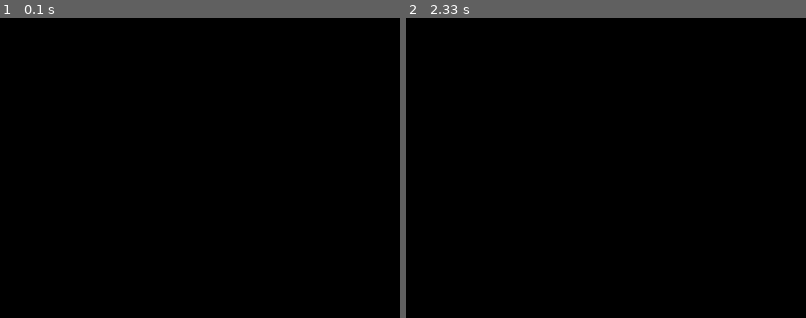
Above: before the commit, frames 1-2 (left to right).
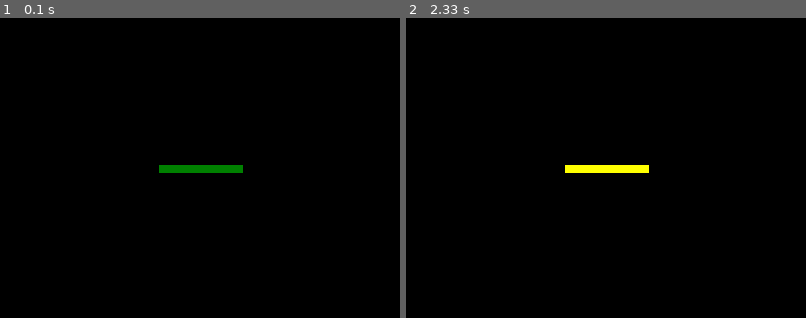
Above: after the commit, the same moments.

Repository: sdjaeb/decker-pygame
Game: pygame game, started from src/decker_pygame/main.py
The game is run twice, just before and just after one commit, with the same random seed, the same clock (stepped at 60 frames per second) and the same inputs.
Inputs:
- Up to frame 1 (0.1 s): no input
- Up to frame 2 (2.33 s): no input
The pictures show only the part of the screen within x 6-56%, y 32-82%; the shares and areas given below are measured in that part.

The runs differ from the first frame. In frame 1, 0.6% of the frame differs, in the area x 39-61%, y 49-52%; in frame 2, 0.6%.

Commit message:
Add alert bar, and update game and missing test coverage.

Diff:
--- a/src/decker_pygame/components/active_bar.py
+++ b/src/decker_pygame/components/active_bar.py
@@ -12,8 +12,7 @@
     image: pygame.Surface
     rect: pygame.Rect
     _image_list: list[pygame.Surface]
-    _active_slots: list[bool]
-    _image_indices: list[int]
+    active_programs: dict[int, int]  # {slot_index: program_id}
 
     def __init__(
         self, position: tuple[int, int], image_list: list[pygame.Surface]
@@ -34,20 +33,67 @@
         self.rect = self.image.get_rect(topleft=position)
 
         self._image_list = image_list
-        self._active_slots = [False] * GFX.active_bar_max_slots
-        self._image_indices = [0] * GFX.active_bar_max_slots
+        self.active_programs = {}
 
         self.update()
 
-    def set_active_program(
-        self, slot: int, image_index: int, is_active: bool = True
-    ) -> None:
-        """Sets the state of an active program slot."""
-        if 0 <= slot < GFX.active_bar_max_slots:
-            self._active_slots[slot] = is_active
-            self._image_indices[slot] = image_index
-        else:
+    def add_program(self, program_id: int) -> None:
+        """Adds a program to the first available slot."""
+        if len(self.active_programs) >= GFX.active_bar_max_slots:
+            print("Warning: ActiveBar is full. Cannot add program.")
+            return
+
+        for slot in range(GFX.active_bar_max_slots):
+            if slot not in self.active_programs:
+                self.active_programs[slot] = program_id
+                self.update()
+                return
+
+    def remove_program(self, program_id: int) -> None:
+        """Removes a program from the bar by its ID."""
+        slot_to_remove = None
+        for slot, prog_id in self.active_programs.items():
+            if prog_id == program_id:
+                slot_to_remove = slot
+                break
+
+        if slot_to_remove is not None:
+            del self.active_programs[slot_to_remove]
+            self.update()
+
+    def set_active_program(self, slot: int, program_id: int) -> None:
+        """Sets or replaces a program in a specific slot."""
+        if not (0 <= slot < GFX.active_bar_max_slots):
             print(f"Warning: Invalid slot index {slot} for ActiveBar.")
+            return
+        if not (0 <= program_id < len(self._image_list)):
+            print(f"Warning: Invalid program_id {program_id} for ActiveBar.")
+            return
+
+        self.active_programs[slot] = program_id
+        self.update()
+
+    def deactivate_program(self, slot: int) -> None:
+        """Deactivates a program in a specific slot."""
+        if not (0 <= slot < GFX.active_bar_max_slots):
+            print(f"Warning: Invalid slot index {slot} for ActiveBar.")
+            return
+
+        if slot in self.active_programs:
+            del self.active_programs[slot]
+            self.update()
+
+    def get_active_program(self, slot: int) -> int | None:
+        """
+        Gets the program ID from a specific slot.
+
+        Returns:
+            The program_id if the slot is active, otherwise None.
+        """
+        if not (0 <= slot < GFX.active_bar_max_slots):
+            print(f"Warning: Invalid slot index {slot} for ActiveBar.")
+            return None
+        return self.active_programs.get(slot)
 
     def update(self) -> None:
         """
@@ -56,13 +102,12 @@
         """
         self.image.fill(UI_FACE)
 
-        for i in range(GFX.active_bar_max_slots):
-            if self._active_slots[i]:
-                icon = self._image_list[self._image_indices[i]]
-                dest_rect = pygame.Rect(
-                    i * GFX.active_bar_image_size,  # x position
-                    0,  # y position
-                    GFX.active_bar_image_size,  # width
-                    GFX.active_bar_image_size,  # height
-                )
-                self.image.blit(icon, dest_rect)
+        for slot, program_id in self.active_programs.items():
+            icon = self._image_list[program_id]
+            dest_rect = pygame.Rect(
+                slot * GFX.active_bar_image_size,
+                0,
+                GFX.active_bar_image_size,
+                GFX.active_bar_image_size,
+            )
+            self.image.blit(icon, dest_rect)
--- /dev/null
+++ b/src/decker_pygame/components/alarm_bar.py
@@ -0,0 +1,26 @@
+import pygame
+from decker_pygame.settings import ALARM
+
+
+class AlarmBar(pygame.sprite.Sprite):
+    """A sprite that displays the system alert level."""
+
+    image: pygame.Surface
+    rect: pygame.Rect
+
+    def __init__(self, position: tuple[int, int]):
+        super().__init__()
+        self.image = pygame.Surface((ALARM.width, ALARM.height))
+        self.rect = self.image.get_rect(topleft=position)
+        # Set initial state
+        self.update_state(0, False)
+
+    def update_state(self, alert_level: int, is_crashing: bool):
+        """Updates the bar's color based on game state."""
+        if is_crashing:
+            color = ALARM.crash_color
+        else:
+            # Clamp alert_level to be a valid index
+            level = max(0, min(alert_level, len(ALARM.colors) - 1))
+            color = ALARM.colors[level]
+        self.image.fill(color)
--- a/src/decker_pygame/game.py
+++ b/src/decker_pygame/game.py
@@ -1,7 +1,9 @@
 import pygame
 from decker_pygame.asset_loader import load_spritesheet
 from decker_pygame.components.active_bar import ActiveBar
+from decker_pygame.components.alarm_bar import AlarmBar
 from decker_pygame.settings import (
+    ALARM,
     BLACK,
     FPS,
     GFX,
@@ -20,6 +22,7 @@
     is_running: bool
     all_sprites: pygame.sprite.Group
     active_bar: ActiveBar
+    alarm_bar: AlarmBar
 
     def __init__(self) -> None:
         pygame.init()
@@ -28,6 +31,12 @@
         self.clock = pygame.time.Clock()
         self.is_running = True
         self.all_sprites = pygame.sprite.Group()
+
+        # --- Temporary state for demonstration ---
+        self.alert_level = 0
+        self.is_crashing = False
+        self.last_alarm_update = pygame.time.get_ticks()
+        # -----------------------------------------
         self._load_assets()
 
     def _load_assets(self) -> None:
@@ -49,17 +58,39 @@
         self.active_bar = ActiveBar(position=(0, 0), image_list=program_icons)
         self.all_sprites.add(self.active_bar)
 
+        # Position from DeckerSource_1_12/MatrixView.cpp
+        self.alarm_bar = AlarmBar(position=(206, 342))
+        self.all_sprites.add(self.alarm_bar)
+
     def _handle_events(self) -> None:
         """Process user input and other events."""
         for event in pygame.event.get():
             if event.type == pygame.QUIT:
                 self.is_running = False
 
+    def _update(self) -> None:
+        """Update game state."""
+        # --- Temporary logic to cycle alarm state for demonstration ---
+        now = pygame.time.get_ticks()
+        if now - self.last_alarm_update > 2000:  # every 2 seconds
+            self.last_alarm_update = now
+            if self.is_crashing:
+                self.is_crashing = False
+                self.alert_level = 0
+            elif self.alert_level == len(ALARM.colors) - 1:
+                self.is_crashing = True
+            else:
+                self.alert_level += 1
+        # ----------------------------------------------------------
+
+        self.all_sprites.update()
+        self.alarm_bar.update_state(self.alert_level, self.is_crashing)
+
     def run(self) -> None:
         """The main game loop."""
         while self.is_running:
             self._handle_events()
-            self.all_sprites.update()
+            self._update()
 
             self.screen.fill(BLACK)
             self.all_sprites.draw(self.screen)
--- a/src/decker_pygame/settings.py
+++ b/src/decker_pygame/settings.py
@@ -1,29 +1,46 @@
 from dataclasses import dataclass
 from pathlib import Path
-
-# --- Game Settings ---
-SCREEN_WIDTH = 800
-SCREEN_HEIGHT = 600
-FPS = 60
-TITLE = "Decker-Pygame"
-
-# --- Paths ---
-# Use Path for cross-platform compatibility
-ASSETS_DIR = Path(__file__).resolve().parent.parent.parent / "assets"
-DEFAULT_GRAPHICS_DIR = ASSETS_DIR / "DefaultGraphics"
-RES_DIR = ASSETS_DIR / "res"
 
 # --- Asset Subdirectory Names ---
 PROGRAM_BMPS_DIR_NAME = "program_bmps"
 SOUNDS_DIR_NAME = "sounds"
 
+# --- Asset Configurations ---
+# (Classes are alphabetized below)
+
 # --- Colors ---
 BLACK = (0, 0, 0)
-# The original C++ code used GetSysColor(COLOR_3DFACE), which is a light gray.
-# RGB(212, 208, 200) is a common equivalent.
+DK_GREEN = (0, 128, 0)
+PURPLE = (128, 0, 128)
+RED = (255, 0, 0)
+TRANSPARENT_COLOR = BLACK
 UI_FACE = (212, 208, 200)
-TRANSPARENT_COLOR = BLACK
-# --- Asset Configurations ---
+YELLOW = (255, 255, 0)
+
+# --- Game Settings ---
+FPS = 60
+SCREEN_HEIGHT = 600
+SCREEN_WIDTH = 800
+TITLE = "Decker-Pygame"
+
+# --- Paths ---
+ASSETS_DIR = Path(__file__).resolve().parent.parent.parent / "assets"
+DEFAULT_GRAPHICS_DIR = ASSETS_DIR / "DefaultGraphics"
+RES_DIR = ASSETS_DIR / "res"
+
+
+@dataclass(frozen=True)
+class AlarmConfig:
+    """A container for alarm-bar-related settings."""
+
+    width: int = 84
+    height: int = 8
+    colors: tuple[tuple[int, int, int], ...] = (DK_GREEN, YELLOW, RED)
+    crash_color: tuple[int, int, int] = PURPLE
+
+
+# Global instance of the alarm configuration
+ALARM = AlarmConfig()
 
 
 @dataclass(frozen=True)
--- a/tests/components/test_active_bar.py
+++ b/tests/components/test_active_bar.py
@@ -1,112 +1,125 @@
-import os
-from collections.abc import Iterator
-
 import pygame
-import pytest
 from decker_pygame.components.active_bar import ActiveBar
 from decker_pygame.settings import GFX, UI_FACE
 
-# --- Test Fixtures ---
 
+class TestActiveBar:
+    def test_initialization(self):
+        pygame.init()
 
-@pytest.fixture(scope="module")
-def pygame_display() -> Iterator[None]:
-    """Fixture to initialize and quit pygame for tests that need a display."""
-    os.environ["SDL_VIDEODRIVER"] = "dummy"
-    pygame.init()
-    # A display is required for surface creation, even a dummy one.
-    # Pylance flags this as an error because `set_mode` is loaded dynamically.
-    pygame.display.set_mode((1, 1))  # type: ignore[attr-defined]
-    yield
-    pygame.quit()
+        # The image_list should contain images of the correct size as defined
+        # in settings. The number of icons in the source sheet doesn't determine
+        # the bar's final size.
+        icon_size = GFX.active_bar_image_size
+        num_source_icons = (
+            24  # This can be any number, it doesn't affect the bar's size
+        )
+        image_list = [
+            pygame.Surface((icon_size, icon_size)) for _ in range(num_source_icons)
+        ]
 
+        active_bar = ActiveBar(position=(10, 20), image_list=image_list)
 
-@pytest.fixture
-def mock_icon_surfaces(pygame_display: None) -> list[pygame.Surface]:
-    """Creates a list of simple, colored surfaces to act as mock icons."""
-    colors = [(255, 0, 0), (0, 255, 0), (0, 0, 255)]
-    size = (GFX.active_bar_image_size, GFX.active_bar_image_size)
+        # Check position
+        assert active_bar.rect.topleft == (10, 20)
 
-    def create_surface(color):
-        s = pygame.Surface(size)
-        s.fill(color)
-        return s
+        # Check dimensions based on settings, not test-local variables
+        expected_width = GFX.active_bar_image_size * GFX.active_bar_max_slots
+        expected_height = GFX.active_bar_image_size
+        assert active_bar.image.get_width() == expected_width
+        assert active_bar.image.get_height() == expected_height
 
-    return [create_surface(c) for c in colors]
+        pygame.quit()
 
+    def test_add_and_remove_program(self, capsys):
+        """Verify that programs can be added and removed from the bar."""
+        pygame.init()
+        icon_size = GFX.active_bar_image_size
+        # Create a list of dummy icons with unique colors for easy identification
+        image_list = [pygame.Surface((icon_size, icon_size)) for _ in range(10)]
+        for i, img in enumerate(image_list):
+            img.fill((i + 1, 0, 0))
 
-@pytest.fixture
-def active_bar(mock_icon_surfaces: list[pygame.Surface]) -> ActiveBar:
-    """Creates a default ActiveBar instance for testing."""
-    return ActiveBar(position=(0, 0), image_list=mock_icon_surfaces)
+        active_bar = ActiveBar(position=(0, 0), image_list=image_list)
 
+        # Add a program and check that its icon is drawn in the first slot
+        active_bar.add_program(program_id=3)
+        assert 3 in active_bar.active_programs.values()
+        assert active_bar.image.get_at((0, 0)) == image_list[3].get_at((0, 0))
 
-# --- Test Cases ---
+        # Add a second program to the next slot
+        active_bar.add_program(program_id=5)
+        assert 5 in active_bar.active_programs.values()
+        icon_pos_x = 1 * icon_size
+        assert active_bar.image.get_at((icon_pos_x, 0)) == image_list[5].get_at((0, 0))
 
+        # Remove the first program and check that its slot is cleared
+        active_bar.remove_program(program_id=3)
+        assert 3 not in active_bar.active_programs.values()
+        assert active_bar.image.get_at((0, 0)) == UI_FACE
 
-def test_initialization(active_bar: ActiveBar):
-    """Verify that the ActiveBar is initialized with correct default values."""
-    expected_width = GFX.active_bar_image_size * GFX.active_bar_max_slots
-    expected_height = GFX.active_bar_image_size
+        # Fill the bar to capacity
+        for i in range(GFX.active_bar_max_slots):
+            if i not in active_bar.active_programs.values():
+                active_bar.add_program(i)
+        assert len(active_bar.active_programs) == GFX.active_bar_max_slots
 
-    assert active_bar.image.get_size() == (expected_width, expected_height)
-    assert active_bar.rect.topleft == (0, 0)
-    assert len(active_bar._active_slots) == GFX.active_bar_max_slots
-    expected_slots = [False] * GFX.active_bar_max_slots
-    assert active_bar._active_slots == expected_slots
+        # Try to add one more program to a full bar to test warning
+        active_bar.add_program(9)
+        assert 9 not in active_bar.active_programs.values()
+        captured = capsys.readouterr()
+        assert "Warning: ActiveBar is full" in captured.out
 
+        pygame.quit()
 
-def test_set_active_program_valid_slot(active_bar: ActiveBar):
-    """Test activating a program in a valid slot."""
-    slot_index = 2
-    image_index = 1
+    def test_set_get_and_deactivate_by_slot(self):
+        """Verify that programs can be set, retrieved, and deactivated by slot."""
+        pygame.init()
+        icon_size = GFX.active_bar_image_size
+        image_list = [pygame.Surface((icon_size, icon_size)) for _ in range(10)]
+        for i, img in enumerate(image_list):
+            img.fill((i + 1, 0, 0))
 
-    active_bar.set_active_program(slot_index, image_index)
+        active_bar = ActiveBar(position=(0, 0), image_list=image_list)
 
-    assert active_bar._active_slots[slot_index] is True
-    assert active_bar._image_indices[slot_index] == image_index
+        # Get from an empty slot
+        assert active_bar.get_active_program(2) is None
 
+        # Set a program in a specific slot
+        active_bar.set_active_program(slot=2, program_id=7)
+        assert active_bar.get_active_program(2) == 7
 
-@pytest.mark.parametrize("invalid_slot", [GFX.active_bar_max_slots, -1])
-def test_set_active_program_invalid_slot(active_bar: ActiveBar, invalid_slot: int):
-    """Test that attempting to activate a program in an invalid slot does nothing."""
-    initial_slots_state = list(active_bar._active_slots)
-    initial_indices_state = list(active_bar._image_indices)
+        # Check rendered image
+        icon_pos_x = 2 * icon_size
+        assert active_bar.image.get_at((icon_pos_x, 0)) == image_list[7].get_at((0, 0))
 
-    active_bar.set_active_program(invalid_slot, 0)
+        # Deactivate the program from the slot
+        active_bar.deactivate_program(slot=2)
+        assert active_bar.get_active_program(2) is None
+        assert active_bar.image.get_at((icon_pos_x, 0)) == UI_FACE
 
-    assert active_bar._active_slots == initial_slots_state
-    assert active_bar._image_indices == initial_indices_state
+        # Deactivating an already empty slot should do nothing
+        active_bar.deactivate_program(slot=2)
+        assert active_bar.get_active_program(2) is None
 
+        pygame.quit()
 
-@pytest.mark.parametrize(
-    "slot_index, image_index",
-    [
-        (0, 0),
-        (GFX.active_bar_max_slots - 1, 1),
-        (3, 2),
-    ],  # Test first, last, and a middle slot
-)
-def test_update_draws_active_icon(
-    active_bar: ActiveBar,
-    mock_icon_surfaces: list[pygame.Surface],
-    slot_index: int,
-    image_index: int,
-):
-    """Verify the update method draws an active icon on the bar's surface."""
-    icon_color = mock_icon_surfaces[image_index].get_at((0, 0))
+    def test_invalid_operations(self, capsys):
+        """Verify warnings for invalid slot or program_id."""
+        pygame.init()
+        image_list = [
+            pygame.Surface((GFX.active_bar_image_size, GFX.active_bar_image_size))
+        ]
+        active_bar = ActiveBar(position=(0, 0), image_list=image_list)
 
-    active_bar.set_active_program(slot_index, image_index)
-    active_bar.update()
+        # Test invalid operations and capture warnings
+        active_bar.set_active_program(slot=99, program_id=0)
+        assert "Invalid slot index 99" in capsys.readouterr().out
+        active_bar.deactivate_program(slot=-1)
+        assert "Invalid slot index -1" in capsys.readouterr().out
+        active_bar.get_active_program(slot=100)
+        assert "Invalid slot index 100" in capsys.readouterr().out
+        active_bar.set_active_program(slot=0, program_id=99)
+        assert "Invalid program_id 99" in capsys.readouterr().out
 
-    # Check the pixel color where the icon should be drawn
-    draw_x = slot_index * GFX.active_bar_image_size
-    pixel_color = active_bar.image.get_at((draw_x, 0))
-    assert pixel_color == icon_color
-
-    # Check the pixel color of an empty slot to ensure it's the background color
-    # If we drew on slot 0, check slot 1 for the background. Otherwise, check slot 0.
-    empty_slot_index = 1 if slot_index == 0 else 0
-    empty_slot_x = empty_slot_index * GFX.active_bar_image_size
-    background_color_at_empty_slot = active_bar.image.get_at((empty_slot_x, 0))
-    assert background_color_at_empty_slot == UI_FACE
+        pygame.quit()
--- /dev/null
+++ b/tests/components/test_alarm_bar.py
@@ -0,0 +1,38 @@
+import pygame
+from decker_pygame.components.alarm_bar import AlarmBar
+from decker_pygame.settings import ALARM
+
+
+class TestAlarmBar:
+    def test_initialization_and_state_update(self):
+        pygame.init()
+
+        alarm_bar = AlarmBar(position=(10, 20))
+
+        # Check position
+        assert alarm_bar.rect.topleft == (10, 20)
+
+        # Check dimensions
+        assert alarm_bar.image.get_width() == ALARM.width
+        assert alarm_bar.image.get_height() == ALARM.height
+
+        # Check initial state (alert_level=0, is_crashing=False)
+        assert alarm_bar.image.get_at((0, 0)) == ALARM.colors[0]
+
+        # Test alert level 1
+        alarm_bar.update_state(1, False)
+        assert alarm_bar.image.get_at((0, 0)) == ALARM.colors[1]
+
+        # Test alert level 2
+        alarm_bar.update_state(2, False)
+        assert alarm_bar.image.get_at((0, 0)) == ALARM.colors[2]
+
+        # Test crashing state
+        alarm_bar.update_state(0, True)
+        assert alarm_bar.image.get_at((0, 0)) == ALARM.crash_color
+
+        # Test alert level clamping (out of bounds high)
+        alarm_bar.update_state(100, False)
+        assert alarm_bar.image.get_at((0, 0)) == ALARM.colors[-1]
+
+        pygame.quit()
--- a/tests/test_game.py
+++ b/tests/test_game.py
@@ -1,58 +1,91 @@
+from unittest.mock import MagicMock, patch
+
 import pygame
-import pytest
+from decker_pygame.components.active_bar import ActiveBar
+from decker_pygame.components.alarm_bar import AlarmBar
 from decker_pygame.game import Game
-from decker_pygame.settings import TITLE
-from pytest_mock import MockerFixture
+from decker_pygame.settings import ALARM
 
 
-@pytest.fixture(autouse=True)
-def mock_game_dependencies(mocker: MockerFixture) -> None:
-    """Mock all external dependencies for the Game class."""
-    mocker.patch("pygame.init")
-    mocker.patch("pygame.display.set_mode")
-    mocker.patch("pygame.display.set_caption")
-    mocker.patch("pygame.display.flip")
-    mocker.patch("pygame.quit")
-    mocker.patch("pygame.sprite.Group")
-    # Patch load_spritesheet to return an empty list of icons and zero dimensions
-    mocker.patch("decker_pygame.game.load_spritesheet", return_value=([], (0, 0)))
-    mocker.patch("pygame.time.Clock")
-    mocker.patch("pygame.event.get", return_value=[])
+def test_game_run_loop_quits():
+    """
+    Tests that the main game loop runs and can be exited via a QUIT event.
+    This test specifically covers the main `while` loop in the `run` method,
+    which is often missed by component-level unit tests.
+    """
+    # Mock pygame.event.get to return a QUIT event on the first call.
+    # The loop will process this, set is_running to False, and terminate.
+    mock_event_get = MagicMock(return_value=[pygame.event.Event(pygame.QUIT)])
+
+    # To properly unit test the Game class, we mock its direct dependencies
+    # (the components it creates and functions it calls) rather than low-level
+    # pygame functions. This isolates the Game logic from rendering and asset
+    # loading, making the test more robust and focused.
+    with (
+        patch("pygame.init"),
+        patch("pygame.display.set_mode"),
+        patch("decker_pygame.game.load_spritesheet", return_value=([], [])),
+        patch("decker_pygame.game.ActiveBar", spec=ActiveBar),
+        patch("decker_pygame.game.AlarmBar", spec=AlarmBar),
+        patch("pygame.event.get", mock_event_get),
+        patch("pygame.time.Clock"),
+        patch(
+            "pygame.display.flip"  # Mock flip to avoid video system errors
+        ),
+    ):
+        game = Game()
+        # The __init__ method sets this to True.
+        assert game.is_running is True
+
+        # The loop should run once, process the QUIT event, and terminate.
+        game.run()
+
+        # After the loop, is_running should be False.
+        assert game.is_running is False
+        mock_event_get.assert_called_once()
 
 
-def test_game_initialization() -> None:
-    """Test that the Game class initializes correctly."""
-    game = Game()
-    assert game.is_running is True
-    pygame.init.assert_called_once()
-    pygame.display.set_mode.assert_called_once()
-    pygame.display.set_caption.assert_called_with(TITLE)
+def test_game_update_cycles_alarm():
+    """Tests that the temporary alarm cycling logic in _update works correctly."""
+    # We need to mock get_ticks to control time.
+    mock_ticks = MagicMock()
 
+    with (
+        patch("pygame.init"),
+        patch("pygame.display.set_mode"),
+        patch("decker_pygame.game.load_spritesheet", return_value=([], [])),
+        patch("decker_pygame.game.ActiveBar", spec=ActiveBar),
+        patch("decker_pygame.game.AlarmBar", spec=AlarmBar),
+        patch("pygame.time.get_ticks", mock_ticks),
+    ):
+        # Initial state
+        mock_ticks.return_value = 1000
+        game = Game()
+        assert game.alert_level == 0
+        assert game.is_crashing is False
 
-def test_game_handle_events_quit() -> None:
-    """Test that the game quits on a QUIT event."""
-    pygame.event.get.return_value = [pygame.event.Event(pygame.QUIT)]
-    game = Game()
-    game._handle_events()
-    assert game.is_running is False
+        # 1. Time hasn't passed enough, state should not change
+        mock_ticks.return_value = 2000  # 1000ms passed
+        game._update()
+        assert game.alert_level == 0
 
+        # 2. Time passes, alert level should increment
+        mock_ticks.return_value = 4000  # 3000ms passed since init
+        game._update()
+        assert game.alert_level == 1
 
-def test_game_run_loop_exits(
-    mocker: MockerFixture,
-) -> None:
-    """Test that the main game loop runs once and exits."""
-    game = Game()
+        # 3. Time passes again, alert level should increment to max
+        mock_ticks.return_value = 7000  # another 3000ms
+        game._update()
+        assert game.alert_level == len(ALARM.colors) - 1
 
-    # To test the loop's structure, we mock the methods called inside it.
-    # We'll set the side_effect of _handle_events to stop the loop after one iteration.
-    mock_handle_events = mocker.patch.object(game, "_handle_events")
-    mock_handle_events.side_effect = lambda: setattr(game, "is_running", False)
-    mock_update = mocker.patch.object(game.all_sprites, "update")
-    mock_draw = mocker.patch.object(game.all_sprites, "draw")
+        # 4. At max alert, next update should trigger crashing
+        mock_ticks.return_value = 10000
+        game._update()
+        assert game.is_crashing is True
 
-    game.run()
-
-    mock_handle_events.assert_called_once()
-    mock_update.assert_called_once()
-    mock_draw.assert_called_once()
-    pygame.quit.assert_called_once()
+        # 5. While crashing, next update should reset the alarm
+        mock_ticks.return_value = 13000
+        game._update()
+        assert game.alert_level == 0
+        assert game.is_crashing is False
Not shown, changed: .coverage
Not shown, changed: .gitignore
